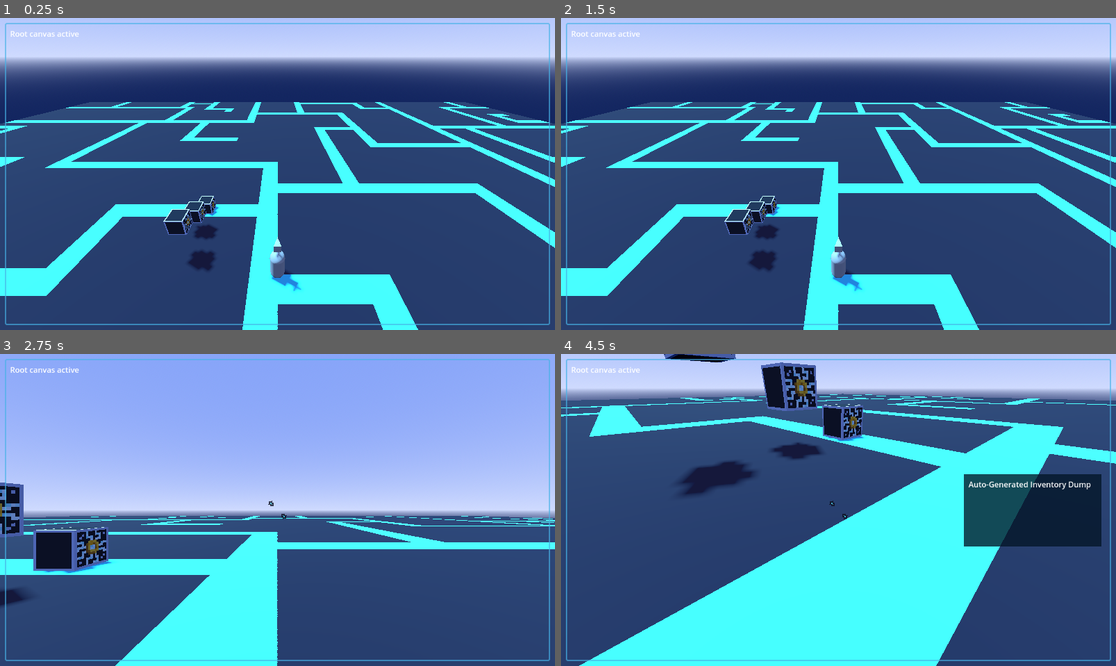
Above: before the commit, frames 1-4 (two rows, left to right).
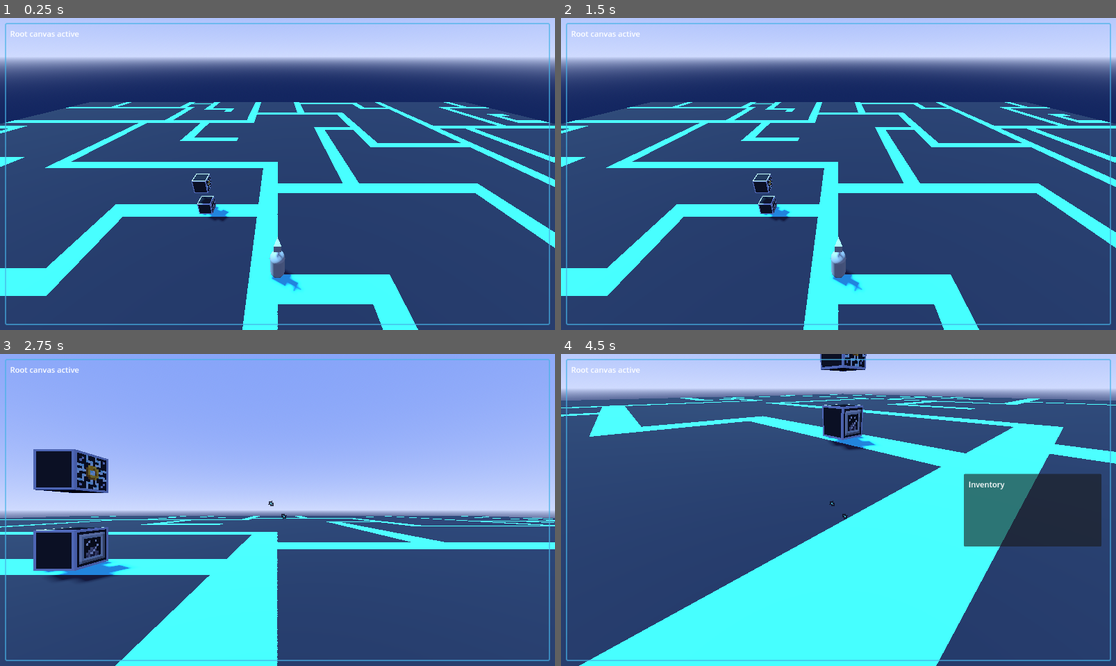
Above: after the commit, the same moments.

Repository: colmenasio/Project_Higanbana
Game: Godot game, scene res://pTesting.tscn
The game is run twice, just before and just after one commit, with the same random seed, the same clock (stepped at 60 frames per second) and the same inputs.
Inputs (mouse positions are in pixels of both pictures, inside the frame that each line leads up to):
- Up to frame 1 (0.25 s): no input
- Up to frame 2 (1.5 s): tap Enter at 0.5 s; move the mouse to (960, 158) at 0.52 s; press the mouse at (960, 158) at 0.53 s; tap Space (jump) at 0.77 s; right-click (960, 158) at 0.8 s; move the mouse to (727, 189) at 1.27 s; release the mouse at (727, 189) at 1.28 s; right-click (727, 189) at 1.35 s
- Up to frame 3 (2.75 s): tap Space (jump) at 1.52 s; click (166, 525) at 1.55 s; move the mouse to (333, 441) at 2.02 s; hold Right mouse button (mouse_r) from 2.03 s (still down); tap Tab (camera_switch_mode) at 2.1 s; click (333, 441) at 2.17 s
- Up to frame 4 (4.5 s): move the mouse to (832, 516) at 2.77 s; release Right mouse button (mouse_r) at 2.78 s; tap Left (camera_top_down_rotate_l) at 2.85 s; tap Space (jump) at 3.02, 3.77 s; click (832, 516) at 3.05 s; move the mouse to (877, 513) at 3.52 s; hold Right mouse button (mouse_r) 3.53-4.28 s; tap Right (camera_top_down_rotate_r) at 3.6 s; tap E (main_inventory_toggle) at 4.15 s; move the mouse to (794, 506) at 4.27 s; click (794, 506) at 4.35 s

The runs differ from the first frame. In frame 1, 1.1% of the frame differs, in the area x 29-42%, y 49-81%; in frame 2, 1.1%; in frame 3, 3.5%; in frame 4, 6.1%, in the area x 18-98%, y 0-62%.

Commit message:
[F] Added machine prototype

Diff:
--- a/pTesting.tscn
+++ b/pTesting.tscn
@@ -1,8 +1,9 @@
-[gd_scene load_steps=10 format=3 uid="uid://btq8klaf7ukdj"]
+[gd_scene load_steps=11 format=3 uid="uid://btq8klaf7ukdj"]
 
 [ext_resource type="Script" uid="uid://cuhxk7kt75kq4" path="res://p_testing.gd" id="1_3oj51"]
 [ext_resource type="Texture2D" uid="uid://bbt72p8mgwprn" path="res://assets/pOldHiganbanaTextures/FloorTest.png" id="1_bl7tw"]
-[ext_resource type="PackedScene" uid="uid://dyp8s0ard8wd0" path="res://scenes/pMachine/pMachine.tscn" id="2_gy1ic"]
+[ext_resource type="PackedScene" uid="uid://dyp8s0ard8wd0" path="res://scenes/pChest/pChest.tscn" id="2_gy1ic"]
+[ext_resource type="PackedScene" uid="uid://gs0pp5riwdv" path="res://scenes/pCarpenter/pCarpenter.tscn" id="4_3oj51"]
 
 [sub_resource type="ProceduralSkyMaterial" id="ProceduralSkyMaterial_bl7tw"]
 sky_top_color = Color(0.521719, 0.638493, 0.973119, 1)
@@ -53,14 +54,9 @@
 [node name="MeshInstance3D" type="MeshInstance3D" parent="Ground"]
 mesh = SubResource("PlaneMesh_autvy")
 
-[node name="PMachine1" parent="." instance=ExtResource("2_gy1ic")]
-transform = Transform3D(1, 0, 0, 0, 1, 0, 0, 0, 1, 5, 0, -6)
+[node name="Chest1" parent="." instance=ExtResource("2_gy1ic")]
+transform = Transform3D(1, 0, 0, 0, 1, 0, 0, 0, 1, 5, 2, -6)
 id = 1
 
-[node name="PMachine2" parent="." instance=ExtResource("2_gy1ic")]
-transform = Transform3D(1, 0, 0, 0, 1, 0, 0, 0, 1, 3, 1, -6)
-id = 2
-
-[node name="PMachine3" parent="." instance=ExtResource("2_gy1ic")]
-transform = Transform3D(1, 0, 0, 0, 1, 0, 0, 0, 1, 1, 2, -6)
-id = 3
+[node name="Carpenter" parent="." instance=ExtResource("4_3oj51")]
+transform = Transform3D(1, 0, 0, 0, 1, 0, 0, 0, 1, 5, 0, -6)
--- /dev/null
+++ b/scenes/pCarpenter/pCarpenter.tscn
@@ -0,0 +1,25 @@
+[gd_scene load_steps=6 format=3 uid="uid://gs0pp5riwdv"]
+
+[ext_resource type="Script" uid="uid://dhvrenhhxsm3p" path="res://scenes/pCarpenter/p_carpenter.gd" id="1_751l3"]
+[ext_resource type="Texture2D" uid="uid://cpt2q4m7jbmuv" path="res://assets/pOldHiganbanaTextures/pCarpenter.png" id="2_751l3"]
+
+[sub_resource type="BoxShape3D" id="BoxShape3D_ttsip"]
+
+[sub_resource type="StandardMaterial3D" id="StandardMaterial3D_5pksf"]
+albedo_texture = ExtResource("2_751l3")
+normal_scale = -9.9
+texture_filter = 0
+
+[sub_resource type="BoxMesh" id="BoxMesh_4mrsk"]
+material = SubResource("StandardMaterial3D_5pksf")
+
+[node name="pCarpenter" type="StaticBody3D"]
+script = ExtResource("1_751l3")
+
+[node name="CollisionShape3D" type="CollisionShape3D" parent="."]
+transform = Transform3D(1, 0, 0, 0, 1, 0, 0, 0, 1, 0.5, 0.5, 0.5)
+shape = SubResource("BoxShape3D_ttsip")
+
+[node name="MeshInstance3D" type="MeshInstance3D" parent="."]
+transform = Transform3D(1, 0, 0, 0, 1, 0, 0, 0, 1, 0.5, 0.5, 0.5)
+mesh = SubResource("BoxMesh_4mrsk")
--- /dev/null
+++ b/scenes/pCarpenter/p_carpenter.gd
@@ -0,0 +1,67 @@
+extends StaticBody3D
+
+@export var id: int = 0
+
+var input_inventory: ItemContainer = ItemContainer.new(2, ItemType.T_SOLID)
+var output_inventory: ItemContainer = ItemContainer.new(1, ItemType.T_SOLID)
+var current_recipe: Recipe = null
+var recipe_progress: int = 0
+
+func _process(_delta: float) -> void:
+	self.tick()
+
+func _open_ui(command: CInteraction):
+	var ui_scene = preload("res://ui/SimpleMachineDisplay/SimpleMachineDisplay.tscn")
+	var ui_instance = ui_scene.instantiate()
+	ui_instance.set_input(self.input_inventory.as_handle())
+	ui_instance.set_output(self.output_inventory.as_handle())
+	command.get_canvas().set_entity_interaction_widget(ui_instance)
+
+func i_interact(command: CInteraction):
+	if command.get_type() == CInteraction.Type.SHIFT_RIGHT:
+		self._open_ui(command)
+
+func tick():
+	if current_recipe == null:
+		# Recipe Lookup
+		for recipe in [CutWoodRecipe, DuplicateStoneRecipe]:
+			if recipe.matches(self.input_inventory):
+				recipe.draw_inputs(self.input_inventory)
+				self.current_recipe = recipe
+				recipe_progress = 0
+				break
+	else:
+		recipe_progress += 1
+		if recipe_progress >= current_recipe._duration:
+			output_inventory.insert(current_recipe._output[0])
+			current_recipe = null
+
+
+static var CutWoodRecipe = Recipe.new([SOLID.WOOD_CHUNK.stack(1)], [SOLID.CUT_WOOD.stack(2)], 100)
+static var DuplicateStoneRecipe = Recipe.new([SOLID.STONE_CHUNK.stack(1)], [SOLID.STONE_CHUNK.stack(2)], 100)
+
+class Recipe:
+	var _input: Array[ItemStack]
+	var _output: Array[ItemStack]
+	var _duration: int
+
+	func _init(input: Array[ItemStack], output: Array[ItemStack], duration: int):
+		self._input = input
+		self._output = output
+		self._duration = duration
+
+	## Given an input, return the amount of this recipe that can be performed
+	## [param available] Is the available inputs from which a recipe match will be searched
+	## [param mult_cap] Is the maximum number of paralell that will be searched. If 0, no cap is applied
+	func matches(available: ItemContainer, mult_cap: int = 1) -> int:
+		var max_mult = mult_cap
+		for required_input in self._input:
+			var rounds = int(available.extract(required_input.get_prototype(), 0, false).get_amount() / required_input.get_amount())
+			if rounds == 0: return 0
+			max_mult = rounds if max_mult == 0 else min(max_mult, rounds)
+		return max_mult
+
+	func draw_inputs(available: ItemContainer, mult: int = 1) -> void:
+		for required_input in self._input:
+			available.extract(required_input.get_prototype(), required_input.get_amount()*mult)
+			# Maybe check the extracted amount is what you expected??
--- a/scenes/pMachine/pMachine.tscn
+++ b/scenes/pChest/pChest.tscn
@@ -1,7 +1,7 @@
 [gd_scene load_steps=6 format=3 uid="uid://dyp8s0ard8wd0"]
 
 [ext_resource type="Texture2D" uid="uid://hf6bqblye6o5" path="res://assets/pOldHiganbanaTextures/TestUvMapCube2.png" id="1_a2duj"]
-[ext_resource type="Script" uid="uid://bchtpjuo6it1p" path="res://scenes/pMachine/p_machine.gd" id="1_ttsip"]
+[ext_resource type="Script" uid="uid://bchtpjuo6it1p" path="res://scenes/pChest/p_chest.gd" id="1_ttsip"]
 
 [sub_resource type="BoxShape3D" id="BoxShape3D_ttsip"]
 
@@ -13,7 +13,7 @@
 [sub_resource type="BoxMesh" id="BoxMesh_4mrsk"]
 material = SubResource("StandardMaterial3D_5pksf")
 
-[node name="PMachine" type="StaticBody3D"]
+[node name="pChest" type="StaticBody3D"]
 script = ExtResource("1_ttsip")
 
 [node name="CollisionShape3D" type="CollisionShape3D" parent="."]
--- a/scenes/pMachine/p_machine.gd
+++ b/scenes/pChest/p_chest.gd
@@ -2,7 +2,7 @@
 
 @export var id: int = 0
 
-var item_container: ItemContainer = ItemContainer.new(3, ItemType.SOLID)
+var item_container: ItemContainer = ItemContainer.new(3, ItemType.T_SOLID)
 
 func _on_button_pressed(command: CInteraction):
 	var ui_scene = preload("res://ui/ItemContainerDisplay/ItemContainerDisplay.tscn")
--- a/scenes/pPlayer/p_player.gd
+++ b/scenes/pPlayer/p_player.gd
@@ -24,21 +24,25 @@
 var _is_inventory_open: bool = false
 
 # ItemContainers
-var _mouse_item_slot: ItemContainer = ItemContainer.new(1, ItemType.SOLID)
-var _main_inventory: ItemContainer = ItemContainer.new(10, ItemType.SOLID)
+var _mouse_item_slot: ItemContainer = ItemContainer.new(1, ItemType.T_SOLID)
+var _main_inventory: ItemContainer = ItemContainer.new(10, ItemType.T_SOLID)
 var _main_inventory_handle = self._main_inventory.as_handle()
 
 func _ready() -> void:
 	$RootCanvas.opened_interaction_widget.connect(_on_open_interaction_widged)
 	$RootCanvas.closed_interaction_widget.connect(_on_close_interaction_widget)
 
-func _process(delta: float) -> void:
+func _process(_delta: float) -> void:
 	# Process input
 	if Input.is_action_just_pressed("camera_switch_mode"): self.switch_perspective()
 	if $CamPivot.is_top_down() and Input.is_action_just_pressed("camera_top_down_rotate_l"): $CamPivot.rotate_top_down("l")
 	if $CamPivot.is_top_down() and Input.is_action_just_pressed("camera_top_down_rotate_r"): $CamPivot.rotate_top_down("r")
 	if Input.is_action_just_pressed("escape"): self.on_escape_pressed()
-	if Input.is_action_just_pressed("main_inventory_toggle"): self._close_inventory() if self._is_inventory_open else self._open_inventory()
+	if Input.is_action_just_pressed("main_inventory_toggle"):
+		if self._is_inventory_open:
+			self._close_inventory()
+		else:
+			self._open_inventory()
 
 	# Model Update
 	self.update_direction()
--- a/scripts/classes/item/item_container.gd
+++ b/scripts/classes/item/item_container.gd
@@ -9,9 +9,9 @@
 var _contents: Array[ItemStack] = []
 var _capacity_multiplier: int
 
-func _init(slots: int, type: ItemType, capacity_multiplier: int = 1) -> void:
+func _init(slots_: int, type: ItemType, capacity_multiplier: int = 1) -> void:
 	self._type = type
-	self._contents.resize(slots)
+	self._contents.resize(slots_)
 	self._contents.fill(ItemStack.EMPTY)
 	self._capacity_multiplier = capacity_multiplier
 
@@ -81,7 +81,7 @@
 
 		# If fr (not simulate), insert into the Container
 		if not simulate:
-			self._contents[slot] = remainder.clone_and_set_amount(self.get_amount(slot)+inserted_amount)
+			self.set_slot(slot, remainder.clone_and_set_amount(self.get_amount(slot)+inserted_amount))
 
 		# Calculate the remainder and if continue iteration if necessary
 		remainder.delta_amount(-inserted_amount)
@@ -89,31 +89,32 @@
 
 	return remainder
 
-func extract(item_out: ItemPrototype, amount: int, simulate: bool = false) -> ItemStack:
-	"""
-	Extract ItemStack from container.
-	Will attempt to extract up to the indicated amount of items of the specified ItemPrototype
-	The return value is the extracted stack, or the EMPTY stack if nothing can be extracted
-	"""
+## Extract ItemStack from container.
+## Will attempt to extract up to the indicated amount of items of the specified ItemPrototype
+## The return value is the extracted stack, or the EMPTY stack if nothing can be extracted
+## [param max_items] specifies the maximum amount of items the container should accept. When its value is 0, the container will extract as much as possible
+func extract(item_out: ItemPrototype, max_items: int = 0, simulate: bool = false) -> ItemStack:
+
 	var extracted_stack = item_out.stack(0)
 	for slot in self.slots():
 		if self.at(slot).stacks_into(extracted_stack):
-			var extracted_amount = min(amount-extracted_stack.get_amount(), self.at(slot).get_amount())
+			var extracted_amount = self.at(slot).get_amount()
+			if max_items > 0: # Cap the extracted amount
+				extracted_amount = min(max_items-extracted_stack.get_amount(), extracted_amount)
 			extracted_stack.delta_amount(extracted_amount)
-			self.at(slot).delta_amount(-extracted_amount)
+			if not simulate: self.at(slot).delta_amount(-extracted_amount)
 			if self.at(slot).get_amount() <= 0: self._contents[slot] = ItemStack.EMPTY
-			if extracted_stack.get_amount() == amount: return extracted_stack
+			if extracted_stack.get_amount() == max_items: return extracted_stack
 	return extracted_stack if extracted_stack.get_amount() != 0 else ItemStack.EMPTY
 
-func extract_any(amount: int, simulate: bool = false) -> ItemStack:
-	"""
-	Extract ItemStack from container.
-	Will attempt to extract up to the indicated amount of items of any arbitrary ItemPrototype
-	The return value is the extracted stack, or the EMPTY stack if nothing can be extracted
-	"""
+## Extract ItemStack from container.
+## Will attempt to extract up to the indicated amount of items of any arbitrary ItemPrototype
+## The return value is the extracted stack, or the EMPTY stack if nothing can be extracted
+## [param max_items] specifies the maximum amount of items the container should accept. When its value is 0, the container will extract es much as possible
+func extract_any(max_items: int = 0, simulate: bool = false) -> ItemStack:
 	for stack in self._contents:
 		if not stack.is_type_empty():
-			return self.extract(stack.get_prototype(), amount, simulate)
+			return self.extract(stack.get_prototype(), max_items, simulate)
 	return ItemStack.EMPTY
 
 func get_insertion_slots(item_in: ItemStack) -> Array[int]:
@@ -128,7 +129,7 @@
 			available_slots.append(slot)
 	return available_slots
 
-func can_accept(item: ItemPrototype, slot: int) -> bool:
+func can_accept(_item: ItemPrototype, _slot: int) -> bool:
 	"""Wether a slot can accept a particular item in any context, regardless of current state"""
 	return true
 
--- a/scripts/classes/item/item_handle.gd
+++ b/scripts/classes/item/item_handle.gd
@@ -6,8 +6,8 @@
 static func build_invalid():
 	return ItemHandle.new(null)
 
-func _init(container: ItemContainer) -> void:
-	self._container = container
+func _init(container_: ItemContainer) -> void:
+	self._container = container_
 
 func is_valid() -> bool:
 	return self._container != null
--- a/scripts/classes/item/item_stack.gd
+++ b/scripts/classes/item/item_stack.gd
@@ -6,7 +6,7 @@
 """
 class_name ItemStack
 
-static var EMPTY_PROTOTYPE = ItemPrototype.new("empty", "stack/empty", ItemType.EMPTY, "Empty Stack", 1, load("res://assets/item/EmptyStack.png"))
+static var EMPTY_PROTOTYPE = ItemPrototype.new("empty", "stack/empty", ItemType.T_EMPTY, "Empty Stack", 1, load("res://assets/item/EmptyStack.png"))
 static var EMPTY = EmptyItemStack.new(EMPTY_PROTOTYPE, 0)
 
 var _amount: int
@@ -83,13 +83,13 @@
 class EmptyItemStack:
 	extends ItemStack
 
-	func set_amount(amount: int) -> void:
+	func set_amount(_amount_: int) -> void:
 		assert(false, "Attempted to modify EMPTY ItemStack")
 
-	func delta_amount(delta: int) -> void:
+	func delta_amount(_delta: int) -> void:
 		assert(false, "Attempted to modify EMPTY ItemStack")
 
-	func stacks_into(other: ItemStack) -> bool:
+	func stacks_into(_other: ItemStack) -> bool:
 		return false
 
 	func clone() -> ItemStack:
--- a/scripts/classes/item/item_type.gd
+++ b/scripts/classes/item/item_type.gd
@@ -4,15 +4,15 @@
 var _id: int
 var _name: String
 
-static var EMPTY = ItemType.new(0, "empty")
-static var SOLID = ItemType.new(1, "solid")
-static var FLUID = ItemType.new(2, "fluid")
-static var ENERGY = ItemType.new(3, "energy")
-static var KARMA = ItemType.new(4, "karma")
+static var T_EMPTY = ItemType.new(0, "empty")
+static var T_SOLID = ItemType.new(1, "solid")
+static var T_FLUID = ItemType.new(2, "fluid")
+static var T_ENERGY = ItemType.new(3, "energy")
+static var T_KARMA = ItemType.new(4, "karma")
 
-func _init(id: int, name: String) -> void:
+func _init(id: int, type_name: String) -> void:
 	self._id = id
-	self._name = name
+	self._name = type_name
 
 func name() -> String:
 	return self._name
--- a/scripts/classes/item/prototypes/solid.gd
+++ b/scripts/classes/item/prototypes/solid.gd
@@ -1,5 +1,6 @@
 extends Object
 class_name SOLID
 
-static var WOOD_CHUNK = ItemPrototype.create_textured_placeholder("Wood Chunk", ItemType.SOLID, load("res://assets/item/solid/pWoodChunk.png"))
-static var STONE_CHUNK = ItemPrototype.create_textured_placeholder("Stone Chunk", ItemType.SOLID, load("res://assets/item/solid/pStoneChunk.png"))
+static var WOOD_CHUNK = ItemPrototype.create_textured_placeholder("Wood Chunk", ItemType.T_SOLID, load("res://assets/item/solid/pWoodChunk.png"))
+static var STONE_CHUNK = ItemPrototype.create_textured_placeholder("Stone Chunk", ItemType.T_SOLID, load("res://assets/item/solid/pStoneChunk.png"))
+static var CUT_WOOD = ItemPrototype.create_textured_placeholder("Cut Wood", ItemType.T_SOLID, load("res://assets/item/solid/pCutWood.png"))
--- a/ui/ItemContainerDisplay/ItemContainerDisplay.tscn
+++ b/ui/ItemContainerDisplay/ItemContainerDisplay.tscn
@@ -1,38 +1,12 @@
-[gd_scene load_steps=3 format=3 uid="uid://q1h2hu1ph276"]
+[gd_scene load_steps=2 format=3 uid="uid://q1h2hu1ph276"]
 
 [ext_resource type="Script" uid="uid://bsfyufgraji1p" path="res://ui/ItemContainerDisplay/item_container_display.gd" id="1_sai34"]
 
-[sub_resource type="StyleBoxFlat" id="StyleBoxFlat_u26gp"]
-bg_color = Color(0.00784314, 0.0784314, 0.145098, 0.768627)
-corner_detail = 10
-
-[node name="ItemContainerDisplay" type="PanelContainer"]
-anchors_preset = 2
-anchor_top = 1.0
-anchor_bottom = 1.0
-offset_left = 20.0
-offset_top = -43.0
-offset_right = 83.0
-offset_bottom = -20.0
-grow_vertical = 0
-theme_override_styles/panel = SubResource("StyleBoxFlat_u26gp")
+[node name="ItemContainerDisplay" type="GridContainer"]
+custom_minimum_size = Vector2(50, 50)
+offset_left = 10.0
+offset_top = 10.0
+offset_right = 60.0
+offset_bottom = 60.0
+columns = 5
 script = ExtResource("1_sai34")
-
-[node name="MarginContainer" type="MarginContainer" parent="."]
-layout_mode = 2
-theme_override_constants/margin_left = 10
-theme_override_constants/margin_top = 10
-theme_override_constants/margin_right = 10
-theme_override_constants/margin_bottom = 10
-
-[node name="VBoxContainer" type="VBoxContainer" parent="MarginContainer"]
-layout_mode = 2
-
-[node name="Title" type="Label" parent="MarginContainer/VBoxContainer"]
-layout_mode = 2
-text = "Auto-Generated Inventory Dump"
-
-[node name="Slots" type="GridContainer" parent="MarginContainer/VBoxContainer"]
-custom_minimum_size = Vector2(50, 50)
-layout_mode = 2
-columns = 5
--- a/ui/ItemContainerDisplay/item_container_display.gd
+++ b/ui/ItemContainerDisplay/item_container_display.gd
@@ -1,4 +1,8 @@
 extends Control
+class_name ItemContainerDisplay
+
+@export var allow_input: bool = true
+@export var allow_output: bool = true
 
 var _handle: ItemHandle = ItemHandle.build_invalid()
 var _slots_displays: Array[ItemStackDisplay]
@@ -10,7 +14,6 @@
 
 func _process(_delta: float) -> void:
 	self.update_display()
-	print()
 
 func _build_slots_displays() -> void:
 	if not self._handle.is_valid():
@@ -20,7 +23,7 @@
 		var display = UIFactory.new_item_stack_display()
 		display.bind_callback(self._on_press.bind(slot_index))
 		self._slots_displays.append(display)
-		$MarginContainer/VBoxContainer/Slots.add_child(display)
+		self.add_child(display)
 
 func update_display():
 	if not self._handle.is_valid():
@@ -38,29 +41,34 @@
 		return
 	var container = self._handle.container()
 	var mouse_item_slot = Game.get_player().get_mouse_item_slot()
-	if Input.is_action_pressed("shift_mouse_l"):
+	if type == CInteraction.Type.SHIFT_LEFT:
 		# Directly to inventory
 		push_warning("Not Implemented")
-	elif Input.is_action_pressed("shift_mouse_r"):
+	elif type == CInteraction.Type.SHIFT_RIGHT:
 		# Take 1
+		if not self.allow_output: return
 		if container.at(slot).is_type_empty(): return
 		var remainder = mouse_item_slot.insert(container.at(slot), 1)
 		container.set_slot(slot, remainder)
-	elif Input.is_action_pressed("mouse_l"):
+	elif  type == CInteraction.Type.LEFT:
 		# Insert / take all
 		if mouse_item_slot.at(0).is_type_empty():
+			if not self.allow_output: return
 			if container.at(slot).is_type_empty(): return
 			var remainder = mouse_item_slot.insert(container.at(slot))
 			container.set_slot(slot, remainder)
 		else:
+			if not self.allow_input: return
 			var remainder = container.insert_single_slot(slot, mouse_item_slot.at(0))
 			mouse_item_slot.set_slot(0, remainder)
-	elif Input.is_action_pressed("mouse_r"):
+	elif  type == CInteraction.Type.RIGHT:
 		# Insert 1 /take half
 		if mouse_item_slot.at(0).is_type_empty():
 			if container.at(slot).is_type_empty(): return
-			var remainder = mouse_item_slot.insert(container.at(slot), container.at(slot).get_amount()/2)
+			if not self.allow_output: return
+			var remainder = mouse_item_slot.insert(container.at(slot), int(container.at(slot).get_amount()/2))
 			container.set_slot(slot, remainder)
 		else:
+			if not self.allow_input: return
 			var remainder = container.insert_single_slot(slot, mouse_item_slot.at(0), 1)
 			mouse_item_slot.set_slot(0, remainder)
--- a/ui/ItemStackDisplay/item_stack_display.gd
+++ b/ui/ItemStackDisplay/item_stack_display.gd
@@ -12,7 +12,6 @@
 		return not $TextureButton.disabled
 
 func display_stack(stack: ItemStack):
-	$TextureButton.button_down
 	$TextureButton.texture_normal = stack.get_prototype()._base_texture
 	$TextureButton.texture_hover = load("res://assets/item/EmptyStack.png")
 	$Amount.text = "" if stack.is_type_empty() else String.num_int64(stack.get_amount())
--- a/ui/RootCanvas/RootCanvas.tscn
+++ b/ui/RootCanvas/RootCanvas.tscn
@@ -30,7 +30,7 @@
 grow_vertical = 2
 mouse_filter = 2
 
-[node name="EntityInteractionUI" type="Control" parent="TransientUI"]
+[node name="EntityInteractionUI" type="VBoxContainer" parent="TransientUI"]
 layout_mode = 1
 anchors_preset = 2
 anchor_top = 1.0
@@ -100,15 +100,32 @@
 grow_horizontal = 0
 grow_vertical = 2
 
-[node name="ItemContainerDisplay" parent="PermanentUI/Inventory" instance=ExtResource("5_tcuty")]
+[node name="InventoryPanel" type="PanelContainer" parent="PermanentUI/Inventory"]
 layout_mode = 1
-anchors_preset = -1
+anchors_preset = 4
 anchor_top = 0.5
 anchor_bottom = 0.5
 offset_top = -48.5
-offset_right = 274.0
+offset_right = 95.0
 offset_bottom = 48.5
 grow_vertical = 2
+
+[node name="MarginContainer" type="MarginContainer" parent="PermanentUI/Inventory/InventoryPanel"]
+layout_mode = 2
+theme_override_constants/margin_left = 10
+theme_override_constants/margin_top = 10
+theme_override_constants/margin_right = 10
+theme_override_constants/margin_bottom = 10
+
+[node name="VBoxContainer" type="VBoxContainer" parent="PermanentUI/Inventory/InventoryPanel/MarginContainer"]
+layout_mode = 2
+
+[node name="Label" type="Label" parent="PermanentUI/Inventory/InventoryPanel/MarginContainer/VBoxContainer"]
+layout_mode = 2
+text = "Inventory"
+
+[node name="ItemContainerDisplay" parent="PermanentUI/Inventory/InventoryPanel/MarginContainer/VBoxContainer" instance=ExtResource("5_tcuty")]
+layout_mode = 2
 
 [node name="MouseItemStack" type="Control" parent="PermanentUI"]
 anchors_preset = 0
--- a/ui/RootCanvas/root_canvas.gd
+++ b/ui/RootCanvas/root_canvas.gd
@@ -11,9 +11,9 @@
 signal closed_interaction_widget()
 
 func _ready():
-	$PermanentUI/Inventory/ItemContainerDisplay.set_handle(Game.get_player().get_inventory())
+	$PermanentUI/Inventory/InventoryPanel/MarginContainer/VBoxContainer/ItemContainerDisplay.set_handle(Game.get_player().get_inventory())
 
-func _process(delta: float) -> void:
+func _process(_delta: float) -> void:
 	# Transient UI
 	if _entity_interaction_ui != null and not _entity_interaction_ui.is_valid(): self.close_entity_interaction_widget()
 
@@ -25,17 +25,15 @@
 
 func on_open_inventory():
 	var tween = get_tree().create_tween()
-	var og_position = $PermanentUI/Inventory/ItemContainerDisplay.position
-	print("og_pos", og_position)
-	og_position.x = -$PermanentUI/Inventory/ItemContainerDisplay.size.x -30
-	tween.tween_property($PermanentUI/Inventory/ItemContainerDisplay, "position", og_position, 0.25).set_trans(Tween.TRANS_SPRING)
+	var og_position = $PermanentUI/Inventory/InventoryPanel.position
+	og_position.x = -$PermanentUI/Inventory/InventoryPanel.size.x -30
+	tween.tween_property($PermanentUI/Inventory/InventoryPanel, "position", og_position, 0.25).set_trans(Tween.TRANS_SPRING)
 
 func on_close_inventory():
 	var tween = get_tree().create_tween()
-	var og_position = $PermanentUI/Inventory/ItemContainerDisplay.position
-	print("og_pos", og_position)
+	var og_position = $PermanentUI/Inventory/InventoryPanel.position
 	og_position.x = 10
-	tween.tween_property($PermanentUI/Inventory/ItemContainerDisplay, "position", og_position, 0.25)
+	tween.tween_property($PermanentUI/Inventory/InventoryPanel, "position", og_position, 0.25)
 
 func set_entity_interaction_widget(node: Control):
 	"""node must implement the 'is_valid' method"""
--- /dev/null
+++ b/ui/SimpleMachineDisplay/SimpleMachineDisplay.tscn
@@ -0,0 +1,26 @@
+[gd_scene load_steps=3 format=3 uid="uid://cohfoaikk0b82"]
+
+[ext_resource type="PackedScene" uid="uid://q1h2hu1ph276" path="res://ui/ItemContainerDisplay/ItemContainerDisplay.tscn" id="1_fol1j"]
+[ext_resource type="Script" uid="uid://beb06hswddfie" path="res://ui/SimpleMachineDisplay/simple_machine_display.gd" id="1_uffq6"]
+
+[node name="SimpleMachineDisplay" type="PanelContainer"]
+anchors_preset = 15
+anchor_right = 1.0
+anchor_bottom = 1.0
+grow_horizontal = 2
+grow_vertical = 2
+script = ExtResource("1_uffq6")
+
+[node name="HBoxContainer" type="HBoxContainer" parent="."]
+layout_mode = 2
+
+[node name="InputDisplay" parent="HBoxContainer" instance=ExtResource("1_fol1j")]
+layout_mode = 2
+
+[node name="Arrow" type="Label" parent="HBoxContainer"]
+layout_mode = 2
+text = "--->"
+
+[node name="OutputDisplay" parent="HBoxContainer" instance=ExtResource("1_fol1j")]
+layout_mode = 2
+allow_input = false
--- /dev/null
+++ b/ui/SimpleMachineDisplay/simple_machine_display.gd
@@ -0,0 +1,10 @@
+extends Control
+
+func set_input(handle: ItemHandle):
+	$HBoxContainer/InputDisplay.set_handle(handle)
+
+func set_output(handle: ItemHandle):
+	$HBoxContainer/OutputDisplay.set_handle(handle)
+
+func is_valid():
+	return $HBoxContainer/InputDisplay.is_valid() and $HBoxContainer/OutputDisplay.is_valid()
Binary file added: assets/item/solid/pCutWood.png
Not shown, added: assets/item/solid/pCutWood.png.import
Binary file added: assets/pOldHiganbanaTextures/pCarpenter.png
Not shown, added: assets/pOldHiganbanaTextures/pCarpenter.png.import
Binary file added: assets/pOldHiganbanaTextures/pCutWood.ase
Not shown, added: scenes/pCarpenter/p_carpenter.gd.uid
Renamed: scenes/pMachine/p_machine.gd.uid -> scenes/pChest/p_chest.gd.uid
Not shown, added: ui/SimpleMachineDisplay/simple_machine_display.gd.uid
Not shown, changed: docs/todo_lt.md
Not shown, changed: docs/todo_st.md
